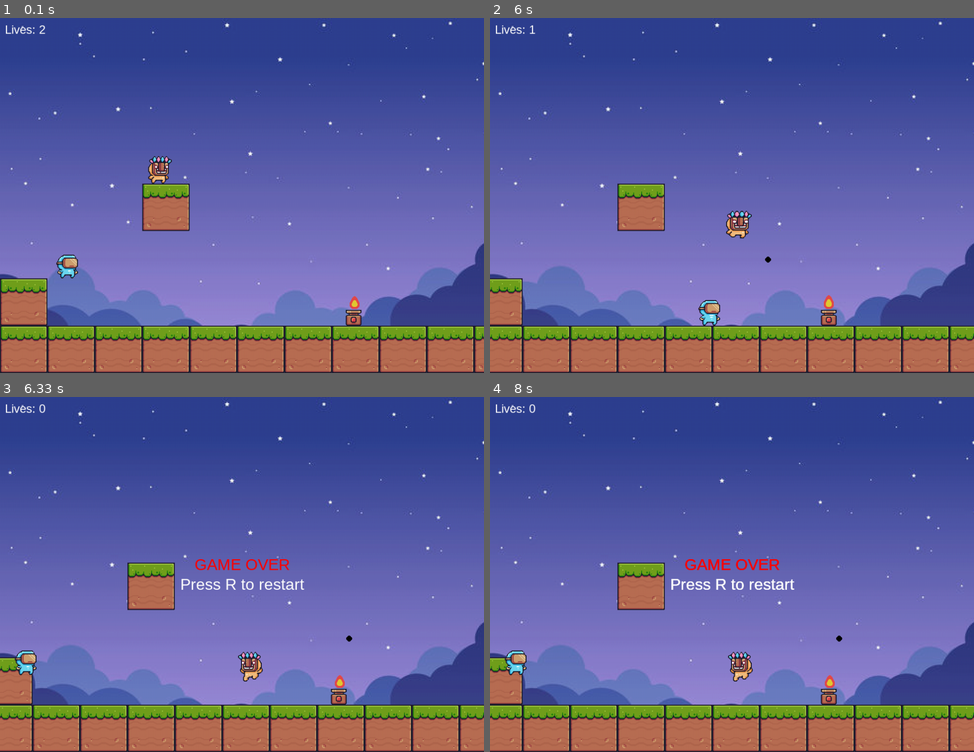
Above: before the commit, frames 1-4 (two rows, left to right).
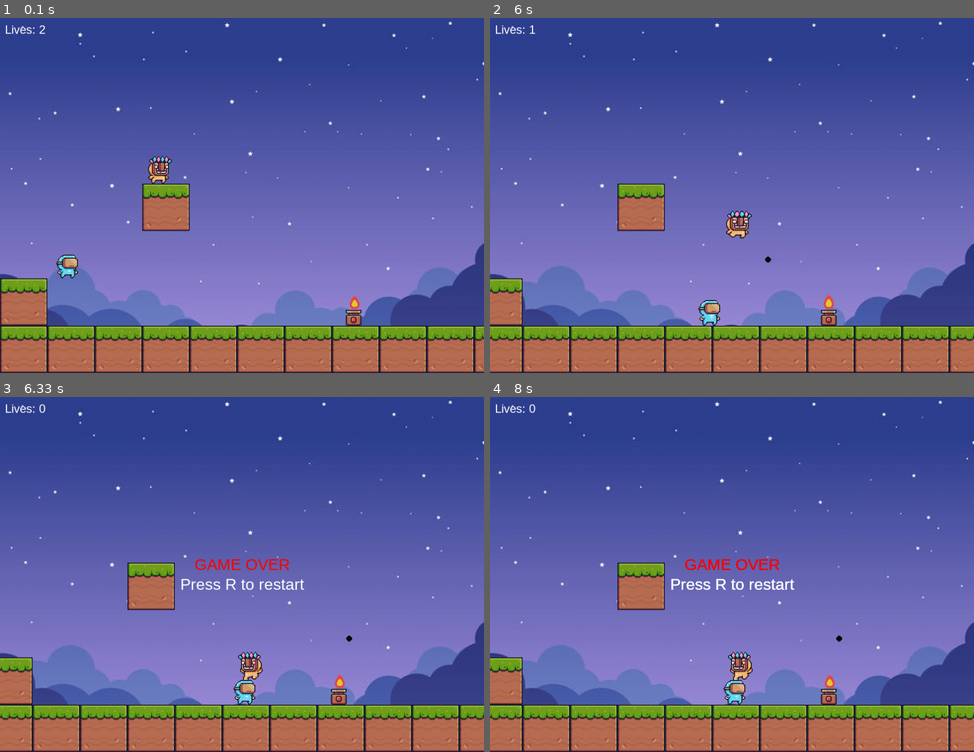
Above: after the commit, the same moments.

Repository: biancafu/pygame_hackathon
Game: pygame game, started from main.py
Same seed, same stepped clock (60 frames per second), same inputs: the game is played once before the commit and once after it.
Inputs:
- Up to frame 1 (0.1 s): no input
- Up to frame 2 (6 s): hold Right 0.33-0.8 s; hold Right 0.83-1.3 s; tap Space at 0.9, 1.2, 1.4, 1.7, 1.97, 2.27, 2.4, 2.7, 3.07, 3.37, 3.57, 3.87, 4.07, 4.37, 4.57, 4.87, 5.13, 5.43, 5.57, 5.87 s; tap S at 0.98, 2.48, 4.15, 5.65 s; hold Left 1.33-1.87 s; hold Left 1.9-2.3 s; hold Right 2.33-2.97 s; hold Left 3-3.47 s; hold Right 3.5-3.97 s; hold Right 4-4.47 s; hold Left 4.5-5.03 s; hold Left 5.07-5.47 s; hold Right from 5.5 s (still down)
- Up to frame 3 (6.33 s): release Right at 6.13 s; hold Left from 6.17 s (still down); tap Space at 6.23 s
- Up to frame 4 (8 s): tap Space at 6.53 s; release Left at 6.63 s

Frames 1-2 are identical in both runs. In frame 3, 0.5% of the frame differs, in the area x 3-53%, y 71-87%; in frame 4, 0.5%.

Commit message:
fixed life cannot go below 0

Diff:
--- a/main.py
+++ b/main.py
@@ -23,8 +23,6 @@
 # define font for the text
 font = pygame.font.SysFont("Arial", 24)
 
-# initialize the player_lives variable to 2
-player_lives = 2
 
 
 ################### IMG HANDLING #####################
@@ -102,7 +100,10 @@
     def make_hit(self):
         self.hit = True
         self.hit_count = 0
-        # self.lives -= 1
+
+    def minus_life(self):
+        if self.lives > 0:
+            self.lives -= 1
 
     def move(self, dx, dy):
         self.rect.x += dx
@@ -355,12 +356,8 @@
     # check for collision with fire object
     for obj in objects:
       if isinstance(obj, Fire) and pygame.sprite.collide_mask(player, obj):
-        player.lives -= 1
-        if player.lives <= 0:
-          # game over logic
-          game_over(window)
-          return
-        else:
+        player.minus_life()
+        if player.lives > 0:
           #reset player position
           player.rect.x = 100
           player.rect.y = 100
@@ -383,16 +380,12 @@
     for obj in to_check:
         if obj and obj.name == "police":
             player.make_hit()
-            player.lives -= 1
-            if player_lives <= 0:
-                # game over logic
-                game_over(window)
-                return
-            else:
+            player.minus_life()
+            if player.lives > 0:
                 #reset player position
                 police.rect.x = 50
                 police.rect.y = 500
-            break
+                break
 
 def game_over(window):
     font = pygame.font.SysFont("Arial", 32)
